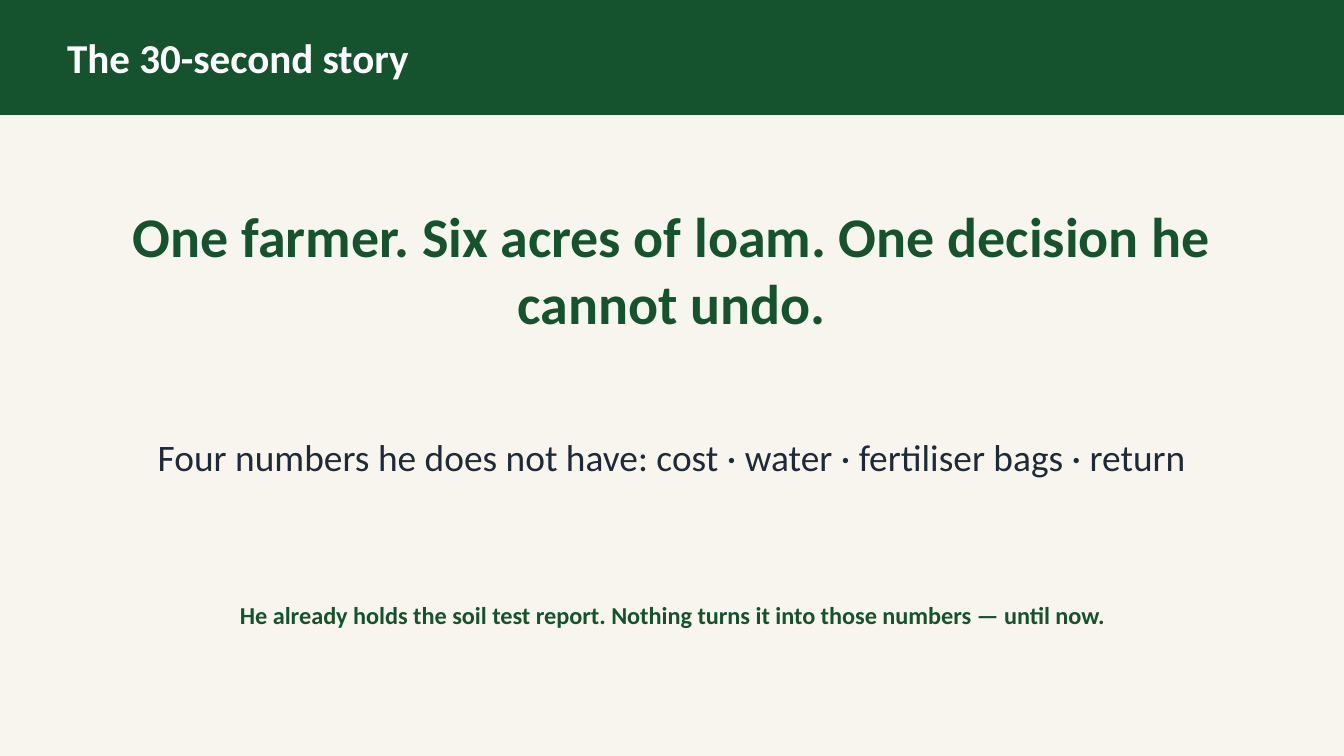
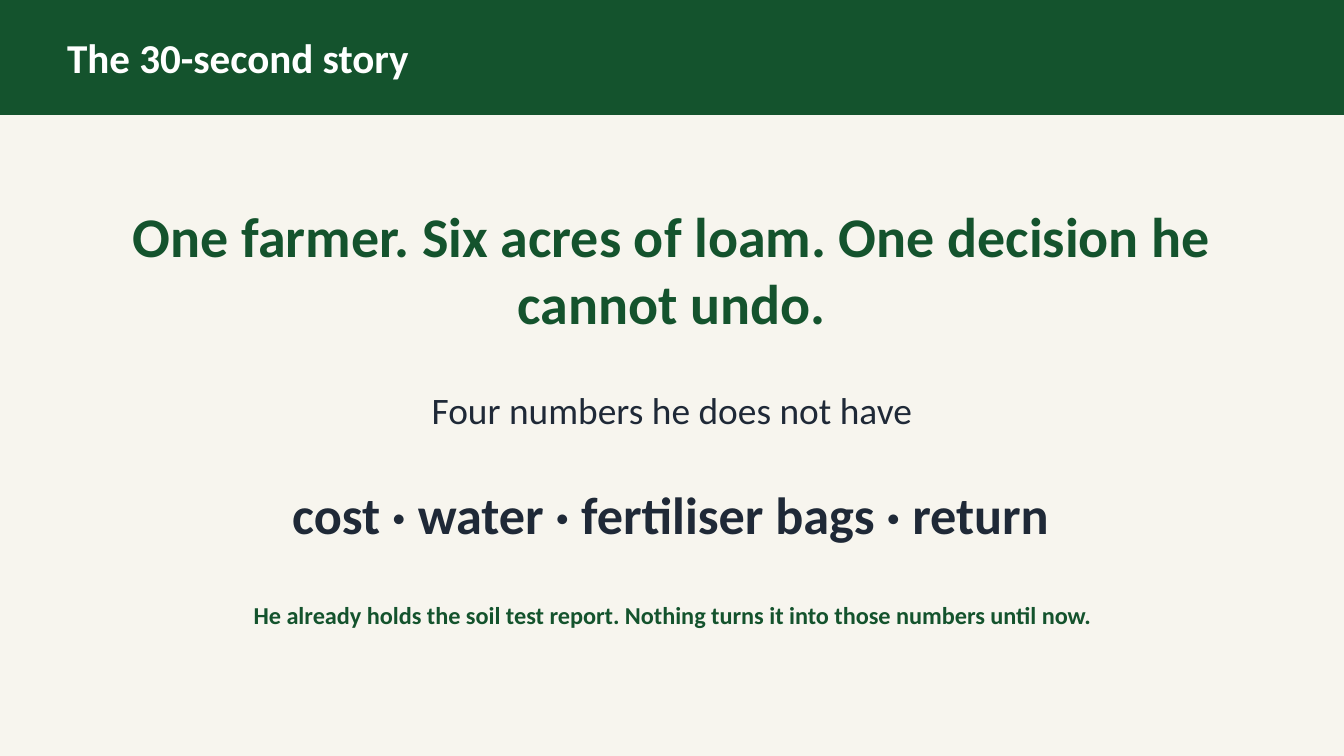
Before and after one commit to abdullahmunir139/my-fyp, a slide deck: slide 2 of deliverables/proposal/ppt/group_2_AgriPulse_Soil-Test_Driven_Farm_Planner.pptx. Drawn at 1344x756 pixels with LibreOffice and Linux fonts; fonts in the diff are those of the drawing. Boxes give left, top, right and bottom in pixels: in the first picture for what was removed or moved away, otherwise in the second. Text is boxed around its words. In the diff, an @@ line names an element or a change of style, - is before the commit and + after.

Commit message:
Update AgriPulse Soil-Test Driven Farm Planner documents: modify ODP, PDF, and PPTX files

```diff
--- a/deliverables/proposal/ppt/group_2_AgriPulse_Soil-Test_Driven_Farm_Planner.pptx
+++ b/deliverables/proposal/ppt/group_2_AgriPulse_Soil-Test_Driven_Farm_Planner.pptx
@@ text at (432,398,912,425): text changed @@
-Four numbers he does not have: cost · water · fertiliser bags · return
+Four numbers he does not have
@@ text added at (292,497,1048,543), 28 pt, text #1F2937, bold @@
+cost · water · fertiliser bags · return
@@ text at (254,607,1091,628): text changed @@
-He already holds the soil test report. Nothing turns it into those numbers — until now.
+He already holds the soil test report. Nothing turns it into those numbers until now.
```
Also in this commit, not shown: 9 other slides changed, 2 slides added, 8 slides removed, 2 other files.
